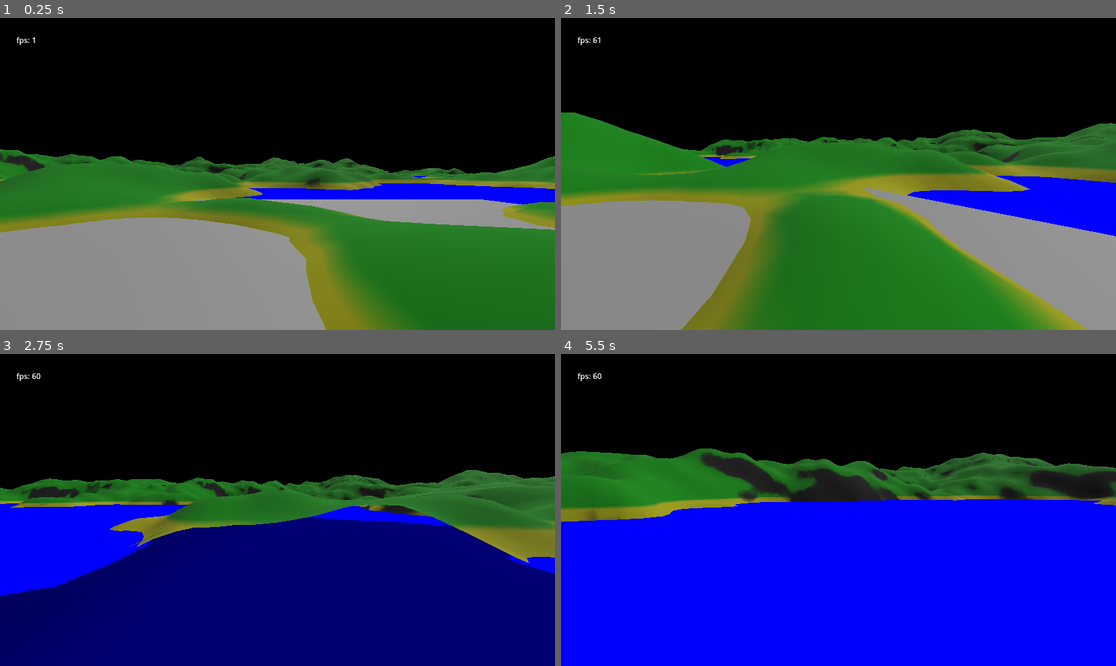
Above: before the commit, frames 1-4 (two rows, left to right).
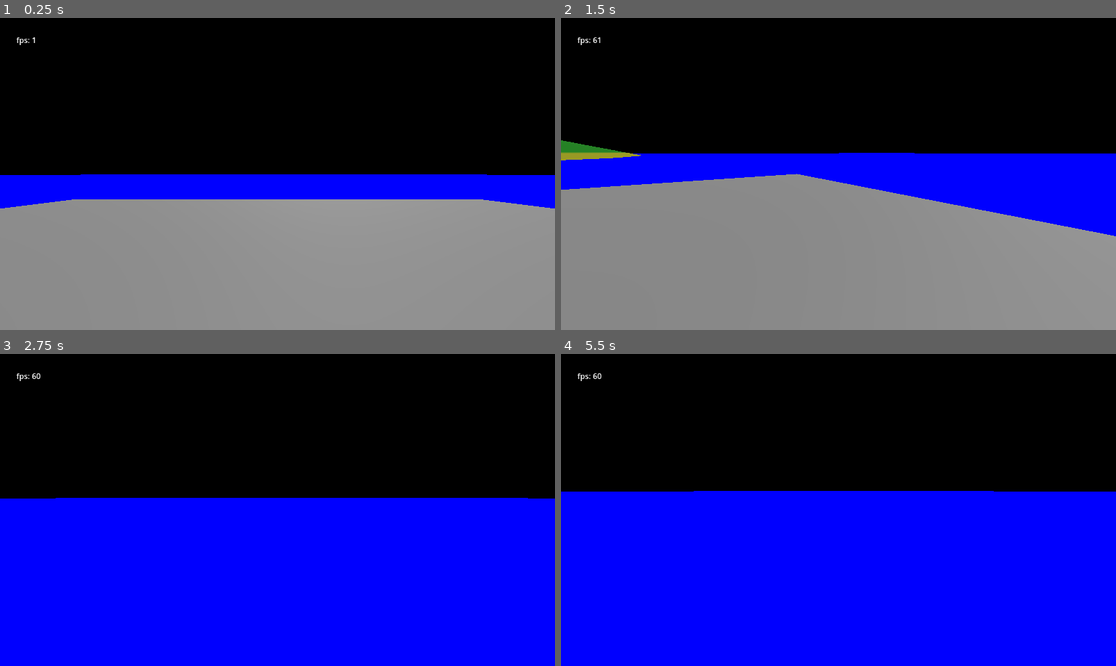
Above: after the commit, the same moments.

Repository: jmdejong/s5
Game: Godot game, scene res://scenes/world.tscn
The game is run twice, just before and just after one commit, with the same random seed, the same clock (stepped at 60 frames per second) and the same inputs.
Inputs (mouse positions are in pixels of both pictures, inside the frame that each line leads up to):
- Up to frame 1 (0.25 s): no input
- Up to frame 2 (1.5 s): tap Enter at 0.5 s; move the mouse to (960, 158) at 0.52 s; hold D (right) 0.53-1.28 s; click (960, 158) at 0.6 s; move the mouse to (810, 174) at 1.27 s; hold W (forwards) from 1.28 s (still down); tap Shift (sprint) at 1.35 s
- Up to frame 3 (2.75 s): keep holding W (forwards); move the mouse to (288, 503) at 2.02 s; click (288, 503) at 2.1 s
- Up to frame 4 (5.5 s): keep holding W (forwards); move the mouse to (832, 516) at 2.77 s; tap Shift (sprint) at 2.85, 4.35 s; move the mouse to (877, 513) at 3.52 s; click (877, 513) at 3.6 s; move the mouse to (794, 506) at 4.27 s; move the mouse to (844, 510) at 5.02 s; click (844, 510) at 5.1 s

The runs differ from the first frame. In frame 1, 30% of the frame differs, in the area x 0-100%, y 42-100%; in frame 2, 38%; in frame 3, 53%, in the area x 0-100%, y 37-100%; in frame 4, 14%.

Commit message:
use arraymesh and improve heightmap

Diff:
--- a/scenes/chunk.tscn
+++ b/scenes/chunk.tscn
@@ -18,6 +18,8 @@
 
 [sub_resource type="QuadMesh" id="QuadMesh_tm0e7"]
 material = SubResource("StandardMaterial3D_l8hkp")
+subdivide_width = 8
+subdivide_depth = 8
 orientation = 1
 
 [sub_resource type="FastNoiseLite" id="FastNoiseLite_wtj2r"]
--- a/scenes/world.tscn
+++ b/scenes/world.tscn
@@ -82,4 +82,5 @@
 script = ExtResource("5_6uqoj")
 
 [node name="Fps" type="Label" parent="Counters"]
-layout_mode = 2
+offset_right = 143.0
+offset_bottom = 23.0
--- a/scripts/blueprint.gd
+++ b/scripts/blueprint.gd
@@ -1,7 +1,9 @@
 extends Node
 
 @export var seed = 1;
-
+@export var area = Rect2(-0, -0, 4096, 4096)
+@export var shore_offset = 128
+@export var base_height = -5
 
 var noise = FastNoiseLite.new()
 
@@ -11,4 +13,17 @@
 
 
 func height_at(x, y):
-	return noise.get_noise_2d(x, y) * 20
+	var n = noise.get_noise_2d(x/5, y/5)
+	var h = ((n+0.2)**5+ n/3 + 0.15) * 100
+	var shore = shore_factor(Vector2(x, y))
+	return h * shore + base_height * (1-shore)
+
+
+
+func shore_factor(p):
+	var r = 1.0
+	for d in [p.x - area.position.x, p.y - area.position.y, area.end.x - p.x, area.end.y - p.y]:
+		var distance = clamp(d / shore_offset, 0.0, 1.0)
+		var factor = -(distance-1)**2 + 1#sin(distance*PI/2.0)
+		r *= factor
+	return r
--- a/scripts/chunk.gd
+++ b/scripts/chunk.gd
@@ -9,17 +9,19 @@
 
 const lod_tiles = [Vector2i(4, 4), Vector2i(8, 8), Vector2i(16, 16), Vector2i(32, 32)];
 
-func _ready():
-	print("initializing chunk")
-	#render(Vector2i(32, 32))
 
+func render_st(new_lod):
+	$WaterMesh.mesh.size = size
 
-func render(new_lod):
+	lod = new_lod
+	var area = Rect2(Vector2(position.x, position.z) - size / 2, size)
+	if not area.intersects(blueprint.area):
+		return
+	var tiles = lod_tiles[new_lod]
+	var tile_size = Vector2(size.x / tiles.x, size.y / tiles.y)
 
-	var tiles = lod_tiles[new_lod]
 	var st = SurfaceTool.new()
 	st.clear()
-	var tile_size = Vector2(size.x / tiles.x, size.y / tiles.y)
 	st.begin(Mesh.PRIMITIVE_TRIANGLES)
 	for xi in range(-tiles.x / 2, tiles.x / 2):
 		for yi in range(-tiles.y / 2, tiles.y / 2):
@@ -35,11 +37,54 @@
 			add_vertex(st, x0y1)
 			add_vertex(st, x1y0)
 			add_vertex(st, x1y1)
-	st.generate_tangents()
+	#st.generate_tangents()
 	$GroundMesh.mesh = st.commit()
 
+func render(new_lod):
 	$WaterMesh.mesh.size = size
+
 	lod = new_lod
+	var area = Rect2(Vector2(position.x, position.z) - size / 2, size)
+	if not area.intersects(blueprint.area):
+		return
+	var tiles = lod_tiles[new_lod]
+	var tile_size = Vector2(size.x / tiles.x, size.y / tiles.y)
+
+	var surface_array = []
+	surface_array.resize(Mesh.ARRAY_MAX)
+	var verts = PackedVector3Array()
+	var uvs = PackedVector2Array()
+	var normals = PackedVector3Array()
+	var indices = PackedInt32Array()
+
+	var width = tiles.x + 1
+	for xi in range(0, tiles.x + 1):
+		for yi in range(0, tiles.y + 1):
+			var x = xi * tile_size.x - size.x / 2
+			var y = yi * tile_size.y - size.y / 2
+			var pos = vert_at(x, y)
+			var normal = Plane(pos, vert_at(pos.x+0.01, pos.z), vert_at(pos.x, pos.z+0.01)).normal
+			verts.append(pos)
+			normals.append(normal)
+			uvs.append(Vector2(0, 0))
+	for x in range(0, tiles.x):
+		for y in range(0, tiles.y):
+			var idx = x + width * y
+			indices.append(idx)
+			indices.append(idx + width)
+			indices.append(idx + 1)
+			indices.append(idx + 1)
+			indices.append(idx + width)
+			indices.append(idx + width + 1)
+
+	surface_array[Mesh.ARRAY_VERTEX] = verts
+	surface_array[Mesh.ARRAY_TEX_UV] = uvs
+	surface_array[Mesh.ARRAY_NORMAL] = normals
+	surface_array[Mesh.ARRAY_INDEX] = indices
+
+	var mesh = ArrayMesh.new()
+	mesh.add_surface_from_arrays(Mesh.PRIMITIVE_TRIANGLES, surface_array)
+	$GroundMesh.mesh = mesh
 
 func add_vertex(st, pos):
 	var normal = Plane(pos, vert_at(pos.x+0.01, pos.z), vert_at(pos.x, pos.z+0.01)).normal
--- a/shaders/chunk.gdshader
+++ b/shaders/chunk.gdshader
@@ -14,12 +14,15 @@
 	} else {
 		ALBEDO = vec3(0, 0.5, 0);
 	}*/
+	if (height < 0.0) {
+		discard;
+	}
 	ALBEDO = mix(
 		vec3(0.1, 0.1, 0.1),
 		mix(
 			vec3(0.6, 0.6, 0),
 			vec3(0, 0.5, 0),
-			clamp(height*5.0-3.0, 0.0, 1.0)
+			clamp(height*2.0-3.0, 0.0, 1.0)
 		),
 		clamp((normals.y - 0.7)* 20.0, 0, 1)
 	);
Not shown, changed: html/shell.html
